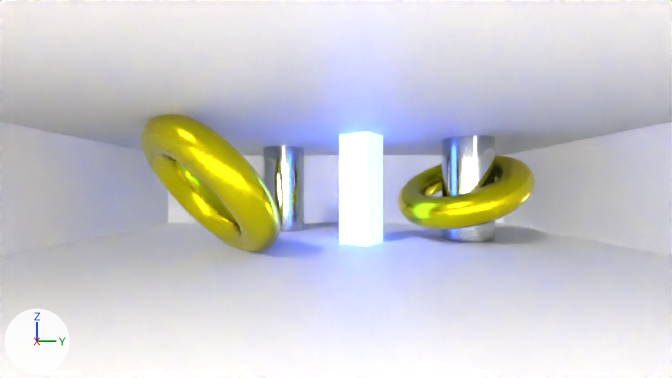
The Blender file assets/testscene2.blend: old version first, new version second.
Camera for both pictures: the file's camera 'Camera'. Lighting does not change. The marker at lower left points along +X, +Y and +Z.
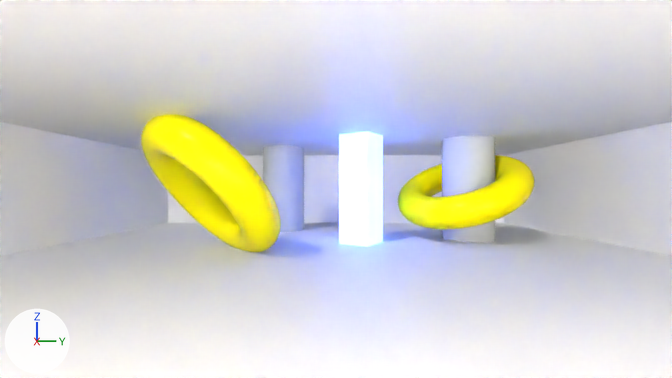
The change, as a list of edits to the scene's bpy script:
```text
Change mat_material_001:
    mat_material_001.metallic: 1.0 -> 0.0
    mat_material_001.specular_ior_level: 0.91 -> 0.0641
Change mat_material_002:
    mat_material_002.metallic: 1.0 -> 0.0
```

What differs and where, as boxes [x1, y1, x2, y2] in the pictures (672 x 378 px):
'Torus.001', surface changed: [141, 114, 281, 252] in both
'Torus', surface changed: [398, 155, 534, 229] in both
'Cylinder.001', surface changed: [442, 136, 495, 242] in both
'Cylinder', surface changed: [263, 146, 304, 232] in both
